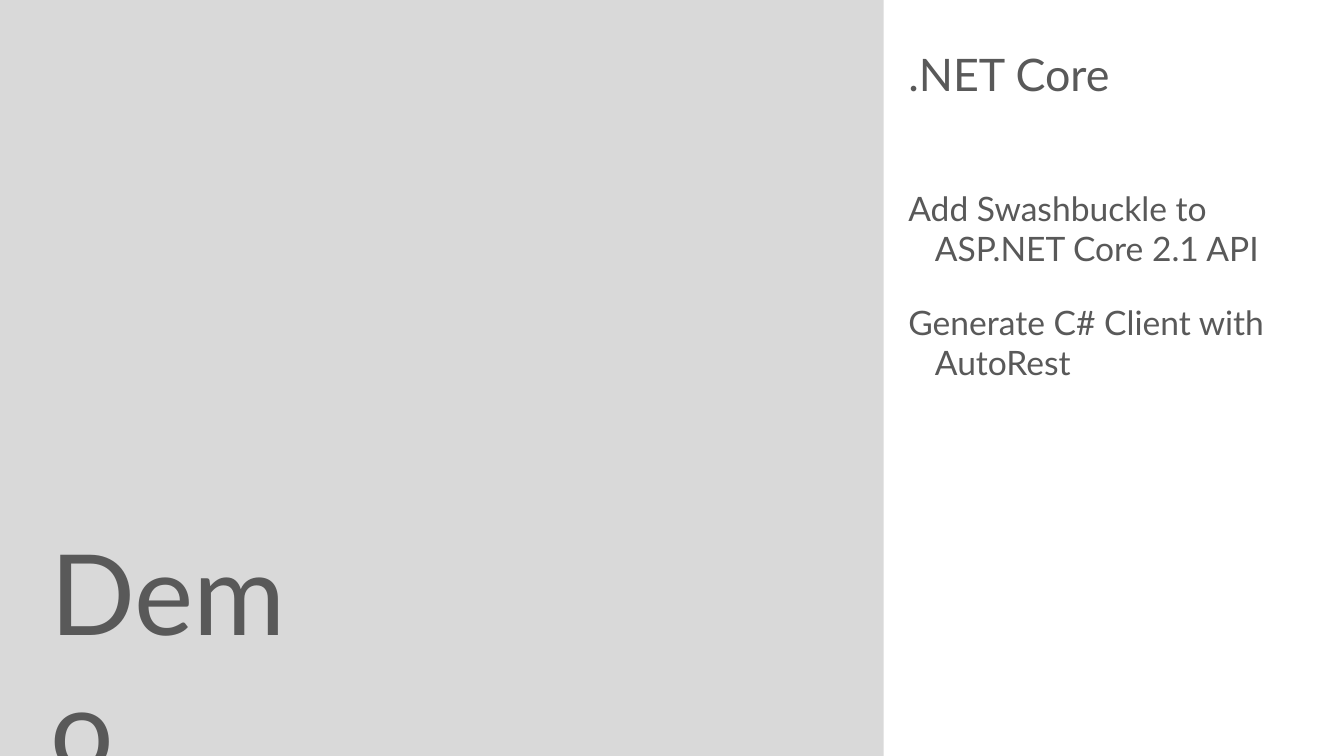
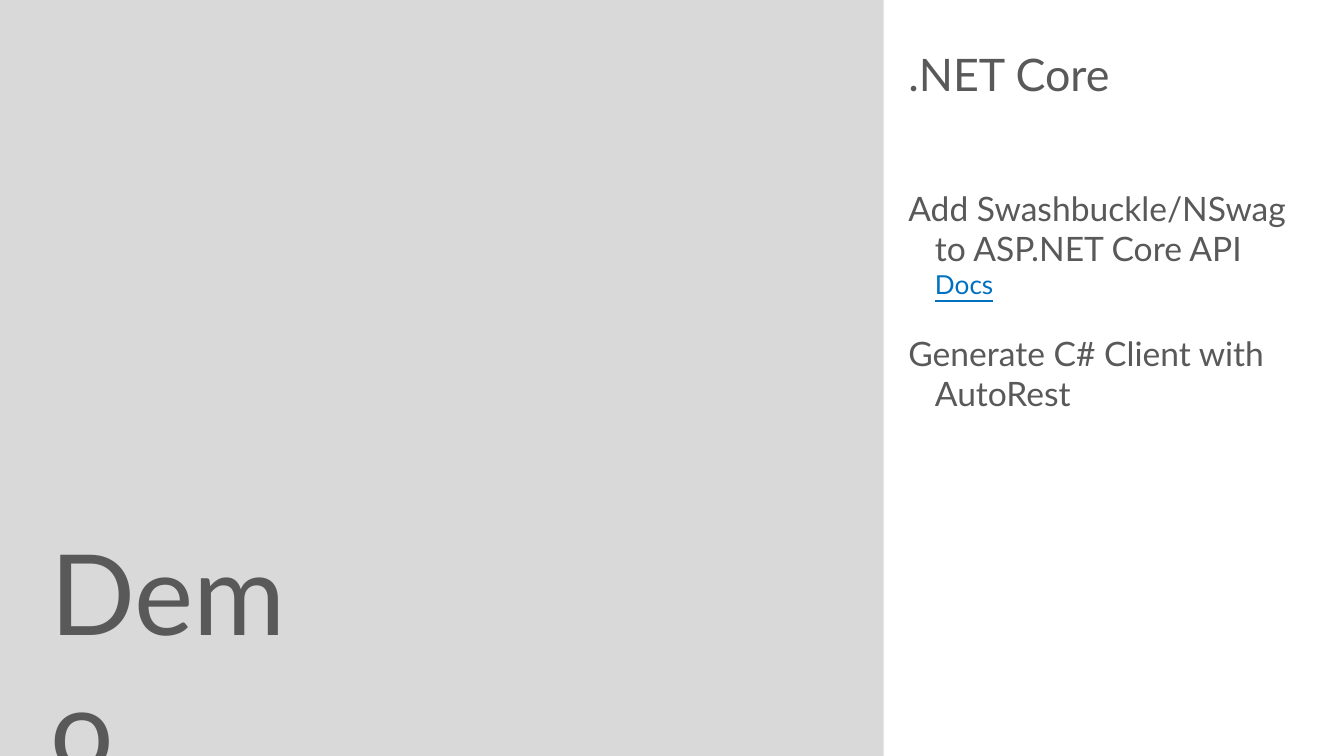
Before and after one commit to rstropek/Samples, a slide deck: slide 27 of Swagger/Swagger-Workshop.pptx (slide 25 before the commit). Drawn at 1344x756 pixels with LibreOffice and Linux fonts; fonts in the diff are those of the drawing. Boxes give left, top, right and bottom in pixels: in the first picture for what was removed or moved away, otherwise in the second. Text is boxed around its words. In the diff, an @@ line names an element or a change of style, - is before the commit and + after.

```diff
--- a/Swagger/Swagger-Workshop.pptx
+++ b/Swagger/Swagger-Workshop.pptx
@@ text at (x1=908, y1=196, x2=1286, y2=295): text changed @@
-Add Swashbuckle to ASP.NET Core 2.1 API
+Add Swashbuckle/NSwag to ASP.NET Core API
+  Docs
```
Also in this commit, not shown: 3 other slides changed, 2 slides added.
